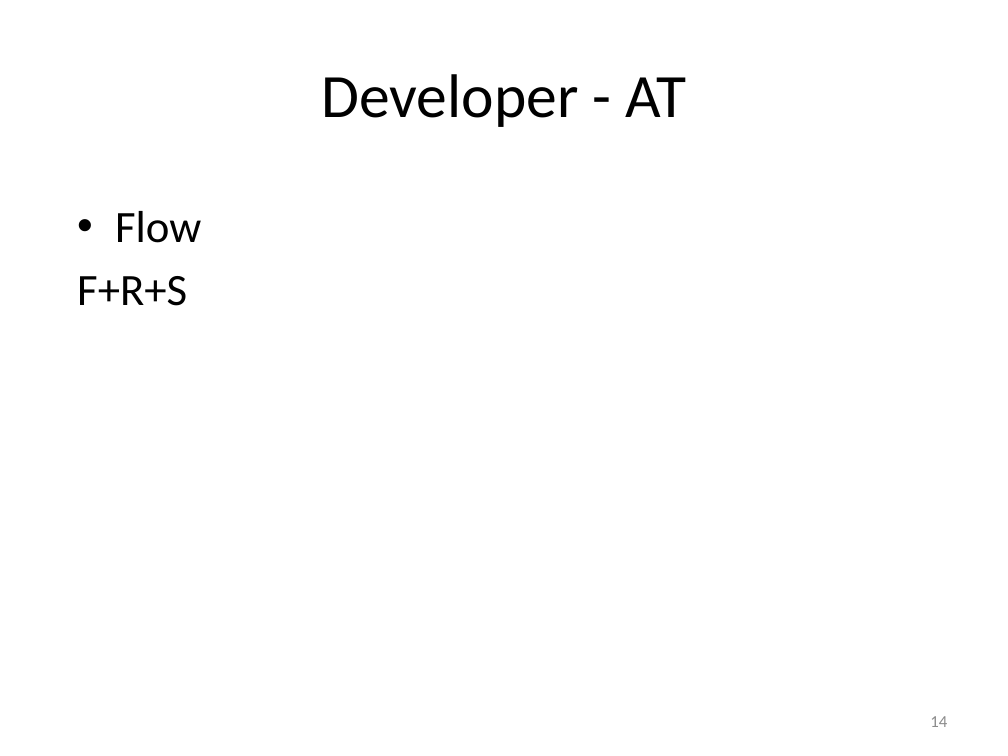
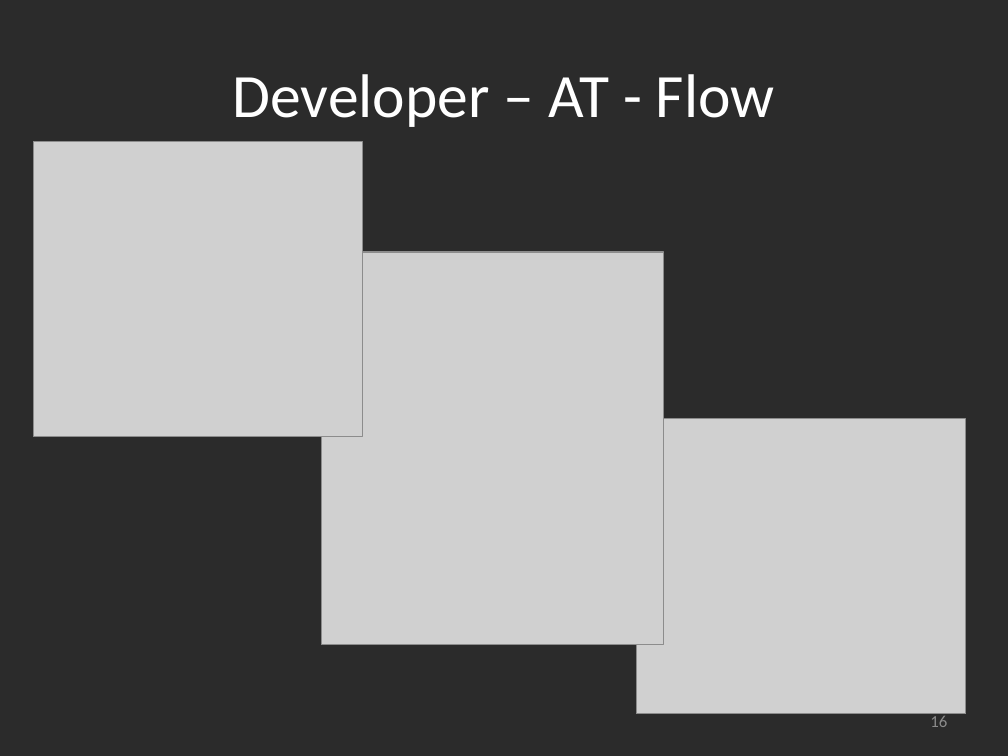
Before and after one commit to msuarz/portfolio, a slide deck: slide 16 of agile2011/presentation.pptx (slide 14 before the commit). Drawn at 1008x756 pixels with LibreOffice and Linux fonts; fonts in the diff are those of the drawing; grey boxes stand for pictures; background and template pictures are left out; a plain dark background stands for a picture behind light text. Boxes give left, top, right and bottom in pixels: in the first picture for what was removed or moved away, otherwise in the second. Text is boxed around its words. In the diff, an @@ line names an element or a change of style, - is before the commit and + after.

```diff
--- a/agile2011/presentation.pptx
+++ b/agile2011/presentation.pptx
@@ background #FFFFFF to picture (left out) @@
@@ title at [233, 74, 775, 127]: text changed; text colour #000000 to #FFFFFF @@
-Developer - AT
+Developer – AT - Flow
@@ picture added at [33, 142, 362, 437] @@
@@ text removed at [77, 211, 201, 306] @@
-• Flow
-F+R+S
@@ picture added at [322, 252, 664, 645] @@
@@ picture added at [636, 419, 966, 715] @@
@@ page number at [930, 716, 947, 727]: text changed @@
-14
+16
```
Also in this commit, not shown: 13 other slides changed, 2 slides added, 26 other files.
